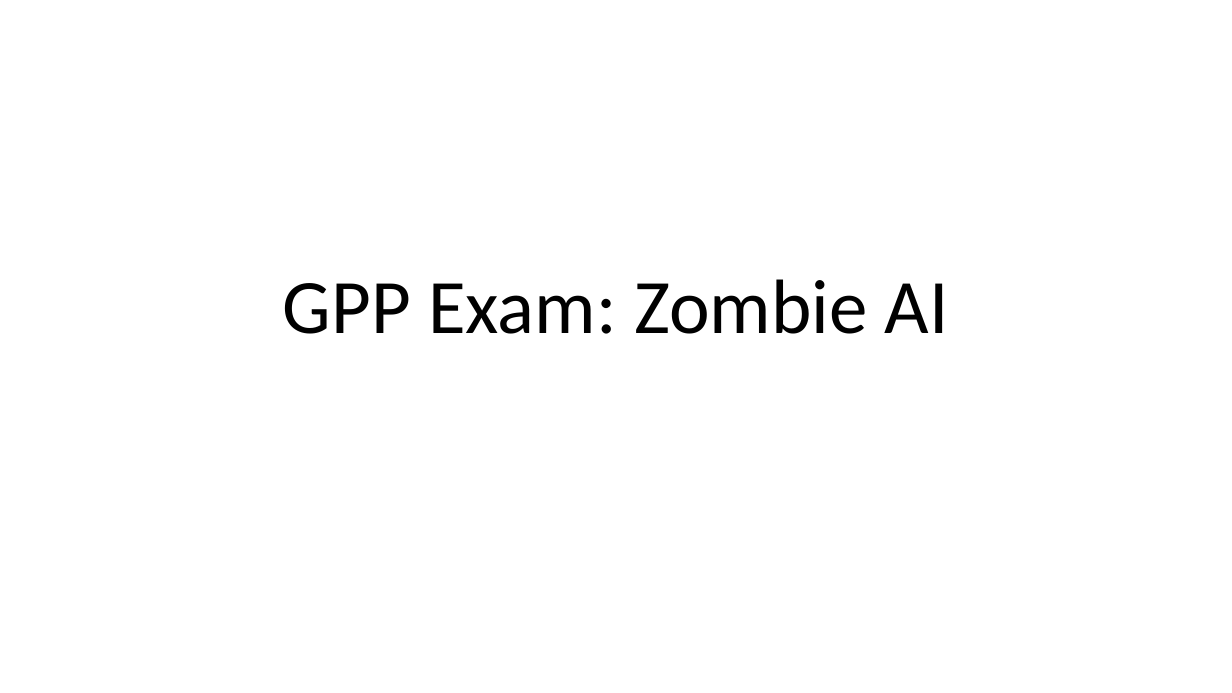
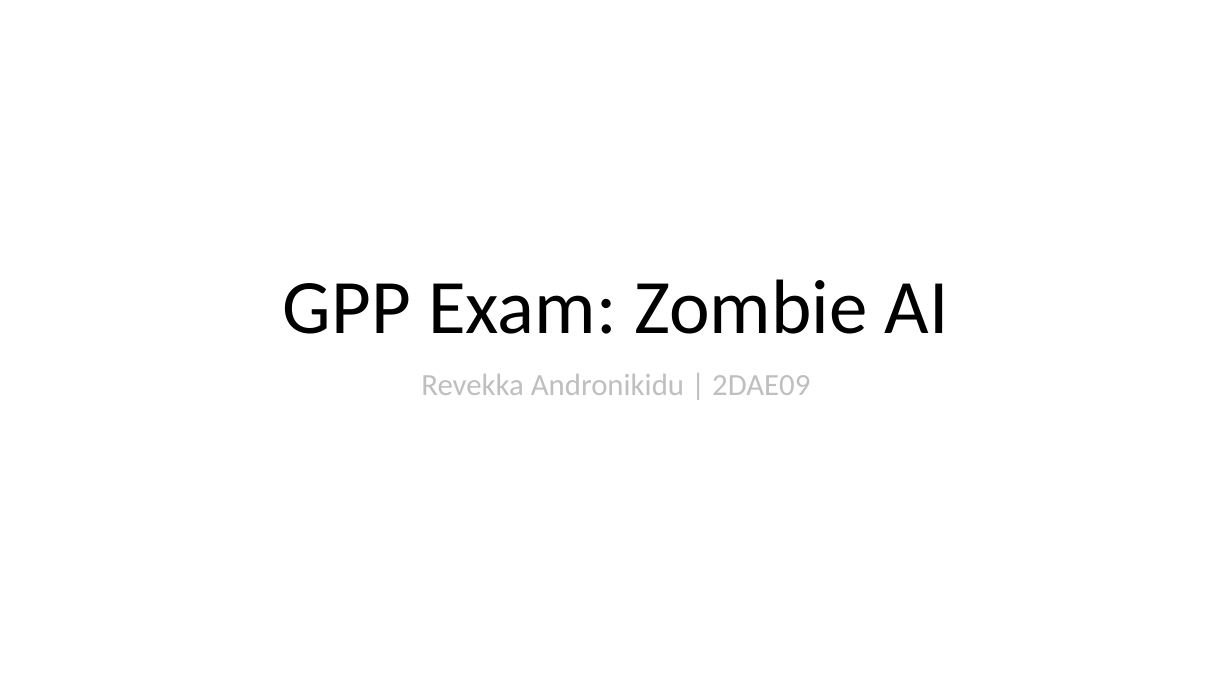
Before and after one commit to revekka-andronikidu/ZombieAISurvivalGame, a slide deck: slide 1 of GPP_ZombieAI_LastNameFirstName_2DAEXX.pptx. Drawn at 1232x693 pixels with LibreOffice and Linux fonts; fonts in the diff are those of the drawing. Boxes give left, top, right and bottom in pixels: in the first picture for what was removed or moved away, otherwise in the second. Text is boxed around its words. In the diff, an @@ line names an element or a change of style, - is before the commit and + after.

```diff
--- a/GPP_ZombieAI_LastNameFirstName_2DAEXX.pptx
+++ b/GPP_ZombieAI_LastNameFirstName_2DAEXX.pptx
@@ subtitle added at [421,374,810,395], 24 pt, text #BFBFBF @@
+Revekka Andronikidu | 2DAE09
```
Also in this commit, not shown: 3 other slides changed, 3 slides added, 3 slides removed, 13 other files.
